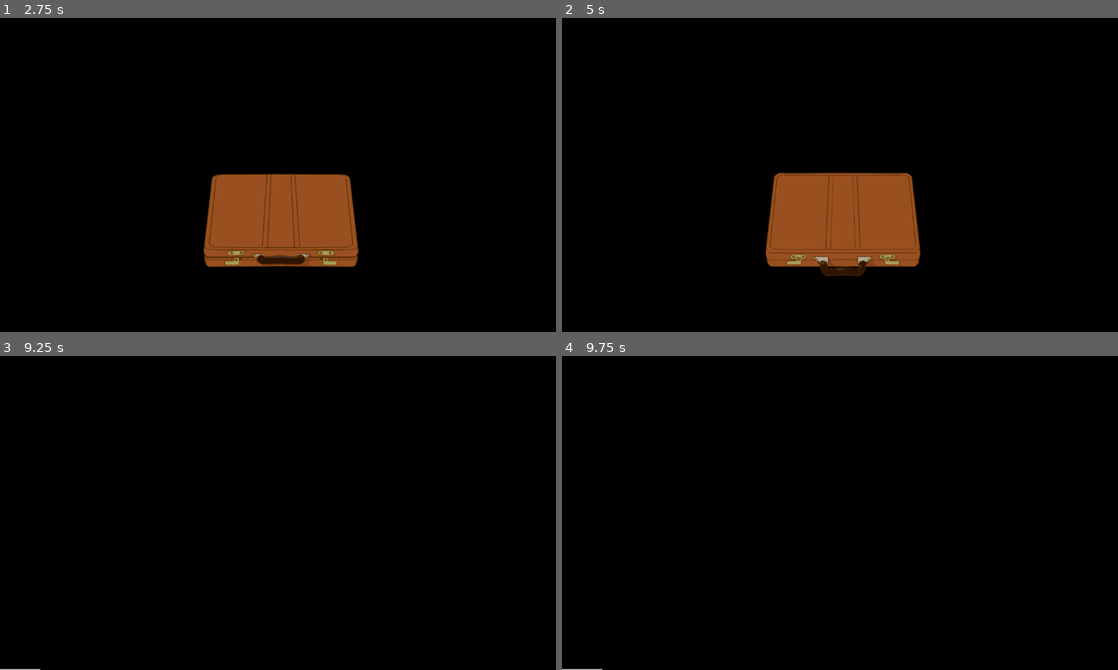
Above: before the commit, frames 1-4 (two rows, left to right).
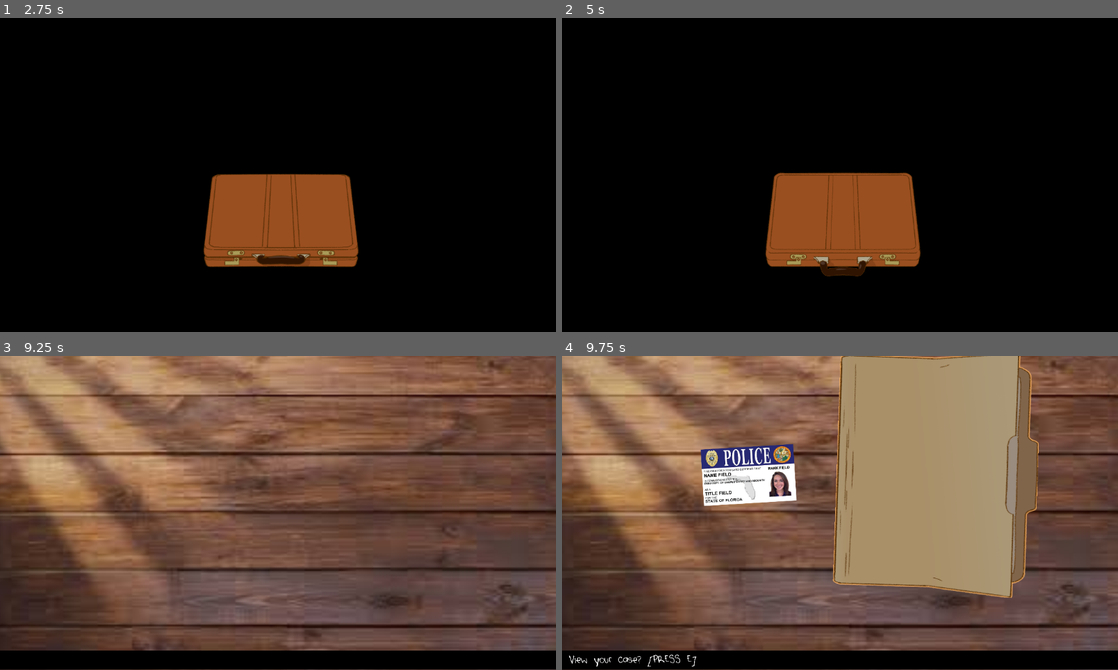
Above: after the commit, the same moments.

Repository: KURUKURURU/IllusionaryGameJam
Game: Godot game, scene res://Start_Menu/scenes/start_menu.tscn
Two runs of this game, one before a commit and one after it. Both use one fixed random seed, a clock stepped at 60 frames per second and the inputs below.
Inputs (mouse positions are in pixels of both pictures, inside the frame that each line leads up to):
- Up to frame 1 (2.75 s): click (278, 269) at 0.5 s; tap Enter at 1.25 s; move the mouse to (400, 159) at 1.27 s; hold Right 1.28-2 s; click (400, 159) at 1.35 s; click (239, 212) at 2 s
- Up to frame 2 (5 s): move the mouse to (728, 190) at 2.77 s; hold Down 2.78-3.53 s; tap E (space) at 2.85 s; tap Space at 3.5 s; move the mouse to (895, 105) at 3.52 s; hold Right 3.53-4.28 s; tap Alt at 3.6 s; tap Enter at 4.25 s; move the mouse to (812, 237) at 4.27 s; hold Up from 4.28 s (still down); tap Shift at 4.35 s
- Up to frame 3 (9.25 s): tap Space at 5, 6.5 s; move the mouse to (444, 560) at 5.02 s; release Up at 5.03 s; hold Left 5.03-6.53 s; click (444, 560) at 5.1 s; tap Enter at 5.75 s; move the mouse to (111, 465) at 5.77 s; tap E (space) at 5.85, 8.85 s; move the mouse to (305, 513) at 6.52 s; hold Down 6.53-7.28 s; tap Alt at 6.6 s; move the mouse to (194, 434) at 7.27 s; hold Right 7.28-8.03 s; tap Shift at 7.35 s; move the mouse to (400, 497) at 8.02 s; hold Up 8.03-8.78 s; click (400, 497) at 8.1 s; move the mouse to (166, 528) at 8.77 s; hold Right from 8.78 s (still down)
- Up to frame 4 (9.75 s): move the mouse to (895, 443) at 9.52 s; release Right at 9.53 s; hold Down from 9.53 s (still down); tap Alt at 9.6 s

Frames 1-2 are identical in both runs. In frame 3, 94% of the frame differs, in the area x 0-100%, y 0-100%; in frame 4, 94%.

Commit message:
replaced files placeholder

Diff:
--- a/PreCutscene/scenes/pre_cutscene.gd
+++ b/PreCutscene/scenes/pre_cutscene.gd
@@ -4,10 +4,11 @@
 	await get_tree().create_timer(seconds).timeout
 
 func _ready() -> void:
+
+
 	$Next.hide()
-	await wait(10.0)
-	$Next.show()
-
+	await wait(4.0)
+	get_tree().change_scene_to_file("uid://b1w8iudqm0htd")
 
 func _on_next_pressed() -> void:
 	get_tree().change_scene_to_file("uid://b1w8iudqm0htd")
--- a/PreCutscene/scenes/pre_cutscene.tscn
+++ b/PreCutscene/scenes/pre_cutscene.tscn
@@ -1,9 +1,11 @@
 [gd_scene load_steps=5 format=3 uid="uid://bdjuf601y1m00"]
 
 [ext_resource type="Script" uid="uid://be1ysur0gauoe" path="res://PreCutscene/scenes/pre_cutscene.gd" id="1_5vt8j"]
-[ext_resource type="PackedScene" uid="uid://dnnka5th1gldj" path="res://videoplayer.tscn" id="2_hu5de"]
 [ext_resource type="AudioStream" uid="uid://by1xhhnb48flu" path="res://Start_Menu/sound/deepbeats.mp3" id="3_hdg2c"]
 [ext_resource type="Texture2D" uid="uid://bhhbocuk1rbk5" path="res://StartRoom/images/406194-PEUW21-408.jpg" id="4_hdg2c"]
+
+[sub_resource type="VideoStreamTheora" id="VideoStreamTheora_hdg2c"]
+file = "op.ogv"
 
 [node name="PreCutscene" type="Node2D"]
 script = ExtResource("1_5vt8j")
@@ -15,10 +17,6 @@
 offset_bottom = 665.0
 color = Color(0, 0, 0, 1)
 
-[node name="videoplayer" parent="." instance=ExtResource("2_hu5de")]
-position = Vector2(0, 4)
-scale = Vector2(1.1163689, 1.1163689)
-
 [node name="ColorRect2" type="ColorRect" parent="."]
 offset_left = -21.0
 offset_top = 650.0
@@ -28,6 +26,7 @@
 
 [node name="AudioStreamPlayer" type="AudioStreamPlayer" parent="."]
 stream = ExtResource("3_hdg2c")
+volume_db = -80.0
 autoplay = true
 bus = &"Music"
 
@@ -39,4 +38,17 @@
 scale = Vector2(0.05528194, 0.05528194)
 texture_normal = ExtResource("4_hdg2c")
 
+[node name="video2" type="VideoStreamPlayer" parent="."]
+texture_filter = 3
+texture_repeat = 2
+offset_left = -3.0
+offset_top = -2.0
+offset_right = 1297.7458
+offset_bottom = 723.73804
+scale = Vector2(0.89564, 0.89564)
+stream = SubResource("VideoStreamTheora_hdg2c")
+volume_db = -80.0
+autoplay = true
+expand = true
+
 [connection signal="pressed" from="Next" to="." method="_on_next_pressed"]
--- a/StartRoom/scenes/file_book.tscn
+++ b/StartRoom/scenes/file_book.tscn
@@ -1,6 +1,7 @@
-[gd_scene load_steps=2 format=3 uid="uid://67pbacp18qgo"]
+[gd_scene load_steps=3 format=3 uid="uid://67pbacp18qgo"]
 
 [ext_resource type="Texture2D" uid="uid://dw7ubnogfdaev" path="res://StartRoom/images/paperrrr.jpg" id="1_akcku"]
+[ext_resource type="Texture2D" uid="uid://b5bpnem78ik0s" path="res://InterrogationRoom/images/4wete.png" id="2_yo6mu"]
 
 [node name="FileBook" type="Node2D"]
 
@@ -19,12 +20,14 @@
 offset_bottom = 39.017815
 
 [node name="ColorRect" type="ColorRect" parent="."]
+visible = false
 offset_right = 40.0
 offset_bottom = 40.0
 scale = Vector2(28.729158, 16.590944)
 color = Color(0.85328186, 0.7112711, 0.4555931, 1)
 
 [node name="left" type="TextureButton" parent="."]
+visible = false
 offset_left = 27.0
 offset_top = 4.0
 offset_right = 627.0
@@ -33,9 +36,18 @@
 texture_normal = ExtResource("1_akcku")
 
 [node name="right" type="TextureButton" parent="."]
+visible = false
 offset_left = 602.0
 offset_top = 0.9999999
 offset_right = 1202.0
 offset_bottom = 736.0
 scale = Vector2(0.8895049, 0.8895049)
 texture_normal = ExtResource("1_akcku")
+
+[node name="TextureRect" type="TextureRect" parent="."]
+offset_left = -209.0
+offset_top = -104.0
+offset_right = 941.0
+offset_bottom = 546.0
+scale = Vector2(1.3158695, 1.3158695)
+texture = ExtResource("2_yo6mu")
--- a/StartRoom/scenes/starting_room.tscn
+++ b/StartRoom/scenes/starting_room.tscn
@@ -1,9 +1,8 @@
-[gd_scene load_steps=22 format=3 uid="uid://b1w8iudqm0htd"]
+[gd_scene load_steps=25 format=3 uid="uid://b1w8iudqm0htd"]
 
 [ext_resource type="Script" uid="uid://bc5q00kmi6np8" path="res://StartRoom/scenes/starting_room.gd" id="1_6sk8y"]
 [ext_resource type="Texture2D" uid="uid://bqdh4r3tod5ff" path="res://StartRoom/images/Untitled.jpg" id="1_b652u"]
 [ext_resource type="Script" uid="uid://cnsbpo44033mx" path="res://StartRoom/scenes/object.gd" id="2_6sk8y"]
-[ext_resource type="Texture2D" uid="uid://c4352dqbyor02" path="res://images/icon.svg" id="3_txpld"]
 [ext_resource type="Texture2D" uid="uid://5bbj851jyexp" path="res://StartRoom/images/id.png" id="4_0xk7c"]
 [ext_resource type="Texture2D" uid="uid://cpjhbfxg52543" path="res://StartRoom/images/idhover.png" id="5_3excd"]
 [ext_resource type="Texture2D" uid="uid://bds33gy5dct6d" path="res://Start_Menu/images/suitcase/props/filef1.png" id="6_4aaq2"]
@@ -12,8 +11,9 @@
 [ext_resource type="AudioStream" uid="uid://dxs6cd7v2rjdp" path="res://StartRoom/sounds/openpeper.wav" id="8_kk2xe"]
 [ext_resource type="PackedScene" uid="uid://bjp1b6hm65me1" path="res://Label/label.tscn" id="8_x67wb"]
 [ext_resource type="PackedScene" uid="uid://67pbacp18qgo" path="res://StartRoom/scenes/file_book.tscn" id="9_rk5jh"]
+[ext_resource type="Texture2D" uid="uid://c4o45wugqqg5p" path="res://Start_Menu/images/dwarrow1.png" id="11_4aaq2"]
 [ext_resource type="PackedScene" uid="uid://cvx665n1ru5jd" path="res://StartRoom/scenes/card_zoom.tscn" id="11_n6jhq"]
-[ext_resource type="Texture2D" uid="uid://bkqv5mmp0ataj" path="res://images/icon.jpg" id="12_886dc"]
+[ext_resource type="Texture2D" uid="uid://bnbdp5f0vknvc" path="res://Start_Menu/images/dwarrow2.png" id="12_gb2mx"]
 [ext_resource type="AudioStream" uid="uid://cugvuvlllbbnr" path="res://Sound/mysterytheme.wav" id="15_favh6"]
 [ext_resource type="AudioStream" uid="uid://bk56q6ocaen5o" path="res://StartRoom/sounds/hmmm!.wav" id="16_4aaq2"]
 
@@ -148,6 +148,63 @@
 [sub_resource type="AnimationLibrary" id="AnimationLibrary_gwrsf"]
 _data = {
 &"SlideIn": SubResource("Animation_txpld")
+}
+
+[sub_resource type="Animation" id="Animation_j4u7u"]
+resource_name = "fgd"
+loop_mode = 1
+tracks/0/type = "bezier"
+tracks/0/imported = false
+tracks/0/enabled = true
+tracks/0/path = NodePath(".:position:x")
+tracks/0/interp = 1
+tracks/0/loop_wrap = true
+tracks/0/keys = {
+"handle_modes": PackedInt32Array(0, 2, 0),
+"points": PackedFloat32Array(1106.4601, -0.25, 0, 0.25, 0, 1106.4601, -0.07833333, 0, 0, 0, 1106.4601, -0.25, 0, 0.25, 0),
+"times": PackedFloat32Array(0, 0.47, 0.96666664)
+}
+tracks/1/type = "bezier"
+tracks/1/imported = false
+tracks/1/enabled = true
+tracks/1/path = NodePath(".:position:y")
+tracks/1/interp = 1
+tracks/1/loop_wrap = true
+tracks/1/keys = {
+"handle_modes": PackedInt32Array(0, 2, 0),
+"points": PackedFloat32Array(523.9199, -0.25, 0, 0.25, 0, 498.428, -0.07833333, 15.672816, 0, 0, 523.9199, -0.25, 0, 0.25, 0),
+"times": PackedFloat32Array(0, 0.47, 0.96666664)
+}
+
+[sub_resource type="Animation" id="Animation_giopp"]
+length = 0.001
+tracks/0/type = "bezier"
+tracks/0/imported = false
+tracks/0/enabled = true
+tracks/0/path = NodePath(".:position:x")
+tracks/0/interp = 1
+tracks/0/loop_wrap = true
+tracks/0/keys = {
+"handle_modes": PackedInt32Array(0),
+"points": PackedFloat32Array(1106.4601, -0.25, 0, 0.25, 0),
+"times": PackedFloat32Array(0)
+}
+tracks/1/type = "bezier"
+tracks/1/imported = false
+tracks/1/enabled = true
+tracks/1/path = NodePath(".:position:y")
+tracks/1/interp = 1
+tracks/1/loop_wrap = true
+tracks/1/keys = {
+"handle_modes": PackedInt32Array(0),
+"points": PackedFloat32Array(523.9199, -0.25, 0, 0.25, 0),
+"times": PackedFloat32Array(0)
+}
+
+[sub_resource type="AnimationLibrary" id="AnimationLibrary_ylssr"]
+_data = {
+&"RESET": SubResource("Animation_giopp"),
+&"fgd": SubResource("Animation_j4u7u")
 }
 
 [node name="StartingRoom" type="Node2D"]
@@ -212,18 +269,24 @@
 }
 
 [node name="FileBook" parent="." instance=ExtResource("9_rk5jh")]
-visible = false
 position = Vector2(116, 32)
 scale = Vector2(0.81882745, 0.81882745)
 
 [node name="Complete" type="TextureButton" parent="FileBook"]
-offset_left = 677.79846
-offset_top = 477.5121
-offset_right = 1086.92
-offset_bottom = 602.08044
-texture_normal = ExtResource("3_txpld")
-texture_hover = ExtResource("12_886dc")
+offset_left = 1106.4601
+offset_top = 523.9199
+offset_right = 1515.5817
+offset_bottom = 685.9202
+scale = Vector2(0.3194175, 0.9966776)
+texture_normal = ExtResource("11_4aaq2")
+texture_hover = ExtResource("12_gb2mx")
 stretch_mode = 0
+
+[node name="AnimationPlayer" type="AnimationPlayer" parent="FileBook/Complete"]
+libraries = {
+&"": SubResource("AnimationLibrary_ylssr")
+}
+autoplay = "fgd"
 
 [node name="CardZoom" parent="." instance=ExtResource("11_n6jhq")]
 visible = false
--- a/videoplayer.tscn
+++ b/videoplayer.tscn
@@ -5,7 +5,7 @@
 [ext_resource type="Texture2D" uid="uid://bl15a2v6n4cn0" path="res://InterrogationRoom/images/Screenshot 2025-11-26 at 10.42.02 AM.png" id="3_h1h35"]
 
 [sub_resource type="VideoStreamTheora" id="VideoStreamTheora_mf4mk"]
-file = "test.ogv"
+file = "op.ogv"
 
 [node name="videoplayer" type="Node2D"]
 script = ExtResource("1_8uh7m")
@@ -13,7 +13,7 @@
 [node name="video" type="VideoStreamPlayer" parent="."]
 offset_right = 40.0
 offset_bottom = 40.0
-scale = Vector2(0.5372302, 0.5372302)
+scale = Vector2(0.89564, 0.89564)
 stream = SubResource("VideoStreamTheora_mf4mk")
 volume_db = -80.0
 autoplay = true
Not shown, added: op.ogv.uid
Not shown, added: op.ogv
